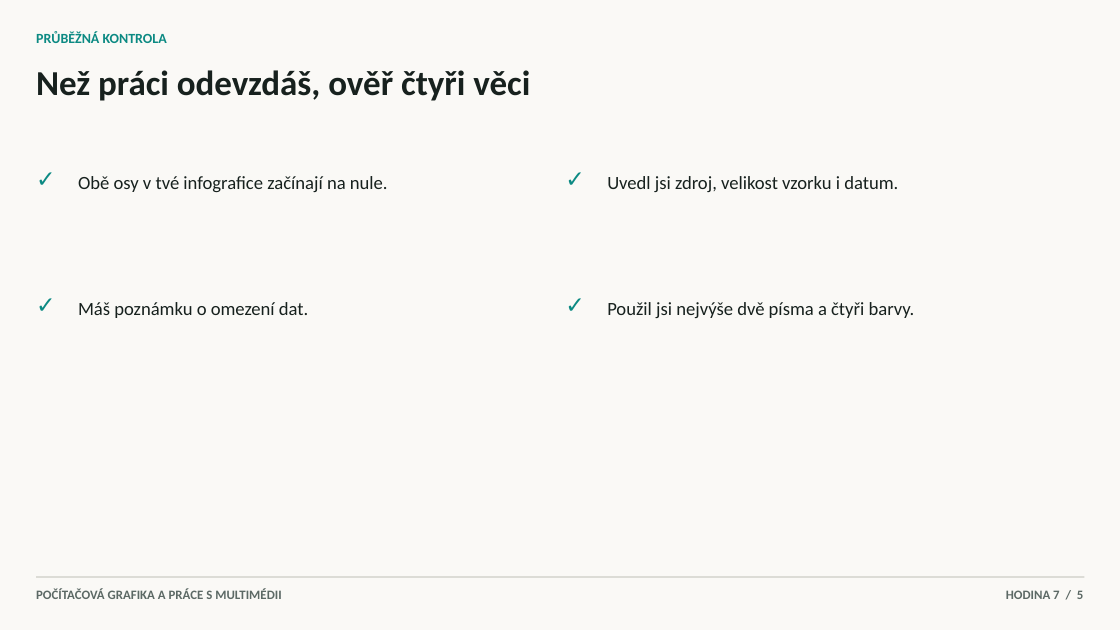
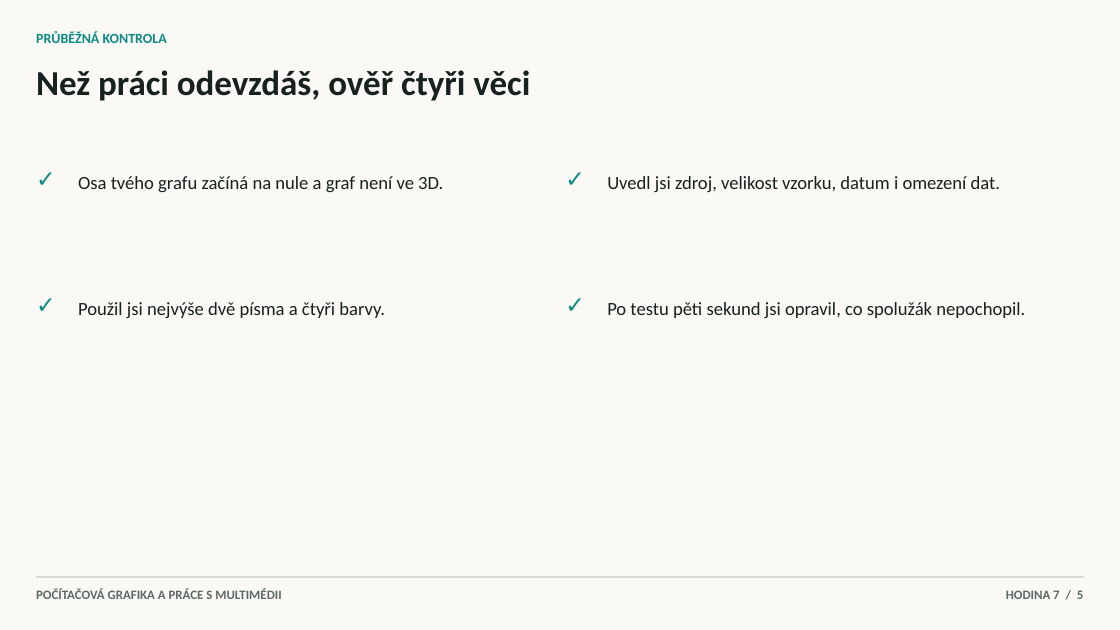
Before and after one commit to hlaska18/karel_hlas-web, a slide deck: slide 5 of public/materialy/1L/6/Prezentace k hodinám/7. Infografika a prezentace.pptx. Drawn at 1120x630 pixels with LibreOffice and Linux fonts; fonts in the diff are those of the drawing. Boxes give left, top, right and bottom in pixels: in the first picture for what was removed or moved away, otherwise in the second. Text is boxed around its words. In the diff, an @@ line names an element or a change of style, - is before the commit and + after.

```diff
--- a/public/materialy/1L/6/Prezentace k hodinám/7. Infografika a prezentace.pptx
+++ b/public/materialy/1L/6/Prezentace k hodinám/7. Infografika a prezentace.pptx
@@ text at <box>78,176,443,192</box>: text changed @@
-Obě osy v tvé infografice začínají na nule.
+Osa tvého grafu začíná na nule a graf není ve 3D.
@@ text at <box>607,176,1000,192</box>: text changed @@
-Uvedl jsi zdroj, velikost vzorku i datum.
+Uvedl jsi zdroj, velikost vzorku, datum i omezení dat.
@@ text at <box>78,302,385,318</box>: text changed @@
-Máš poznámku o omezení dat.
+Použil jsi nejvýše dvě písma a čtyři barvy.
@@ text at <box>607,302,1025,318</box>: text changed @@
-Použil jsi nejvýše dvě písma a čtyři barvy.
+Po testu pěti sekund jsi opravil, co spolužák nepochopil.
```
Also in this commit, not shown: 5 other slides changed, 13 other files.
